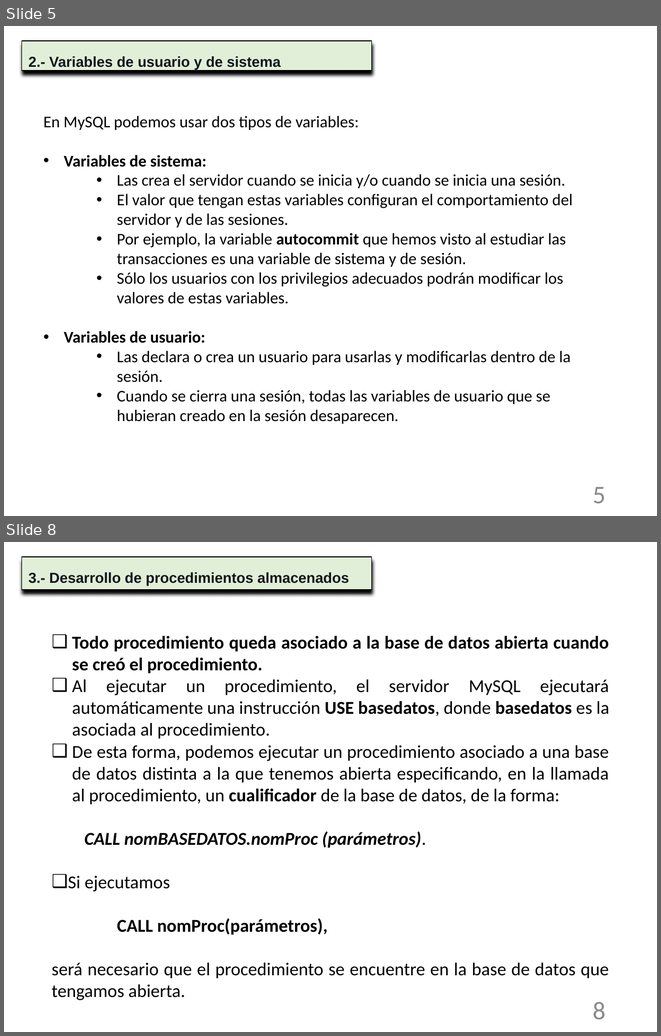
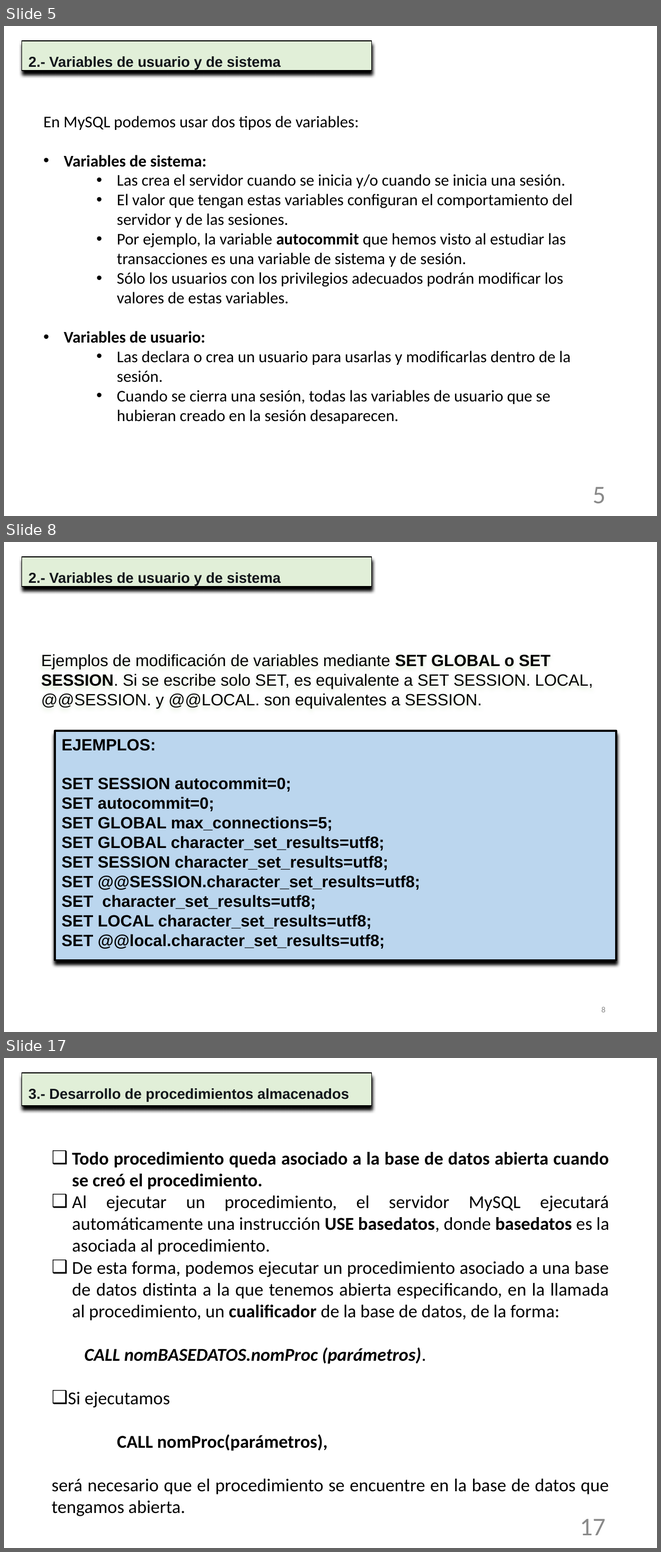
Before and after one commit to NuriaCelis/GestionBasesDatos2223, a slide deck: Tema6/Unidad 8-Programacion de BD.pptx. Shown one above the other, each under a label of ours: slides 5 and 8 before the commit, slides 5, 8 and 17 after it; the slides between them are not shown. The pictures are 661x1036 and 661x1552 pixels, drawn with LibreOffice and Linux fonts; fonts in the diff are those of the drawing. Boxes give left, top, right and bottom in pixels: in the first picture for what was removed or moved away, otherwise in the second. Text is boxed around its words. In the diff, an @@ line names an element or a change of style, - is before the commit and + after.

```diff
--- a/Tema6/Unidad 8-Programacion de BD.pptx
+++ b/Tema6/Unidad 8-Programacion de BD.pptx
@@ slide 8 added at bbox=[4, 542, 657, 1032], background #FFFFFF @@
@@ rectangle added at bbox=[21, 557, 372, 587], fill #E1EFD8, outline #000000 0.75 pt, 16 pt, text #11151A, bold @@
+2.- Variables de usuario y de sistema
@@ text added at bbox=[41, 654, 593, 708], 18 pt, text #000000 @@
+Ejemplos de modificación de variables mediante SET GLOBAL o SET SESSION. Si se escribe solo SET, es equivalente a SET SESSION. LOCAL, @@SESSION. y @@LOCAL. son equivalentes a SESSION.
@@ rectangle added at bbox=[55, 731, 616, 960], fill #BBD6EE, outline #000000 2 pt, 18 pt, text #000000, bold @@
+EJEMPLOS:
+SET SESSION autocommit=0;
+SET autocommit=0;
+SET GLOBAL max_connections=5;
+SET GLOBAL character_set_results=utf8;
+SET SESSION character_set_results=utf8;
+SET @@SESSION.character_set_results=utf8;
+SET character_set_results=utf8;
+SET LOCAL character_set_results=utf8;
+SET @@local.character_set_results=utf8;
@@ page number added at bbox=[601, 1006, 606, 1012], 9 pt, text #898989 @@
+8
@@ what was slide 8 is now slide 17 @@
@@ page number at bbox=[580, 1519, 605, 1535]: text changed @@
-8
+17
```
Also in this commit, not shown: 3 slides changed, 8 other slides added, 3 other files.
